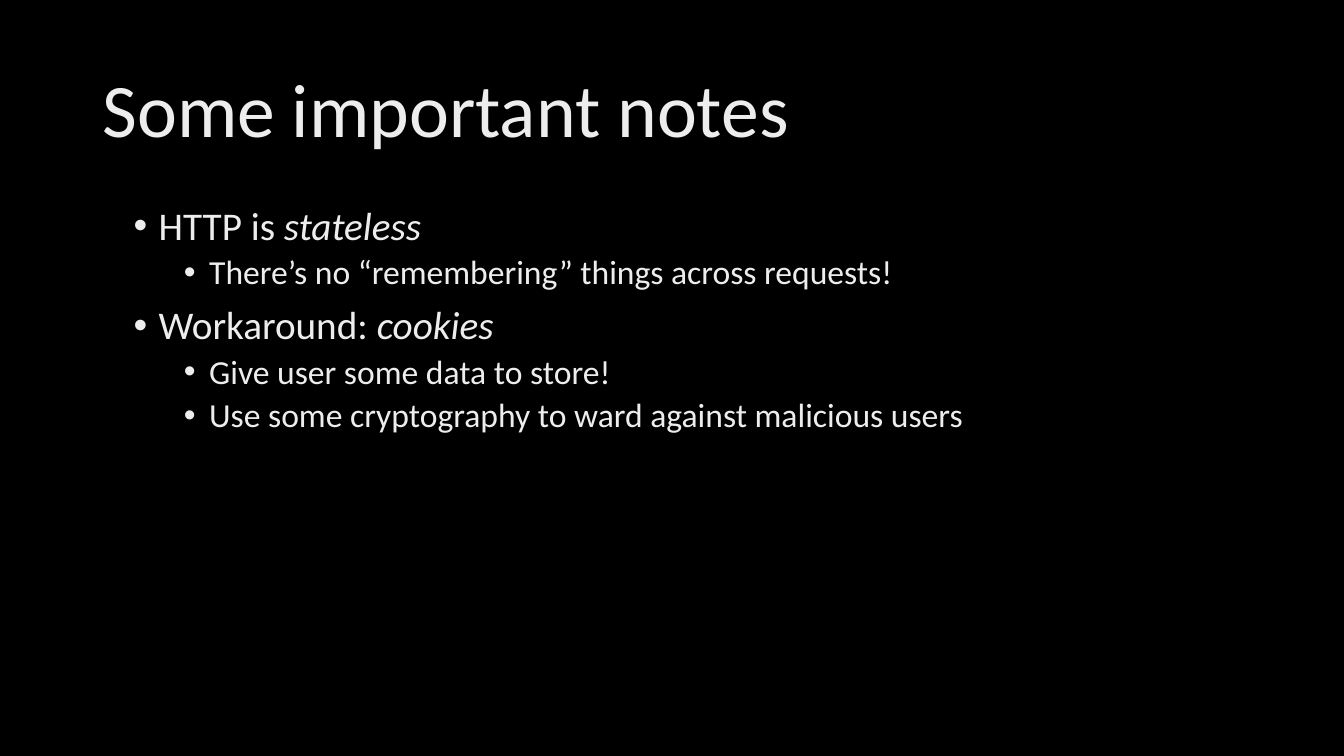
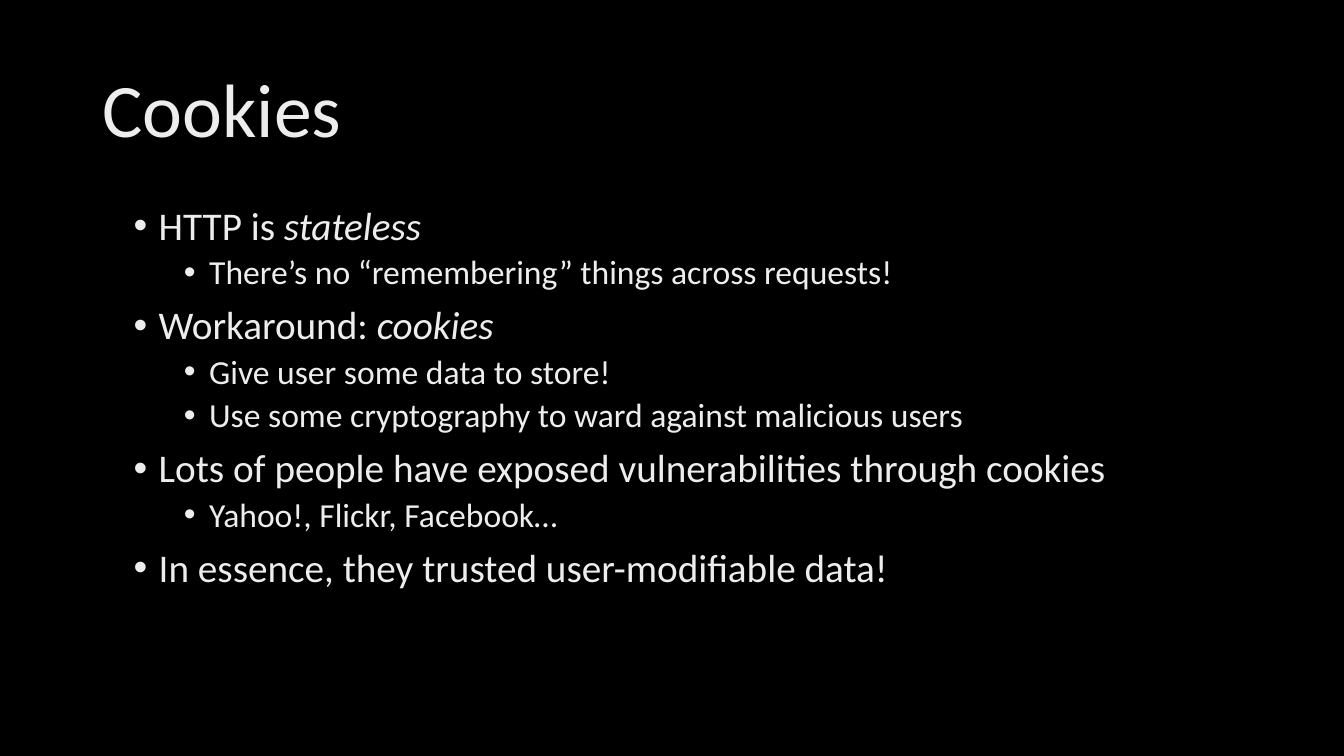
Before and after one commit to mserrano/talks, a slide deck: slide 11 of crashcourse-websec/slides.pptx (slide 13 before the commit). Drawn at 1344x756 pixels with LibreOffice and Linux fonts; fonts in the diff are those of the drawing; background and template pictures are left out. Boxes give left, top, right and bottom in pixels: in the first picture for what was removed or moved away, otherwise in the second. Text is boxed around its words. In the diff, an @@ line names an element or a change of style, - is before the commit and + after.

```diff
--- a/crashcourse-websec/slides.pptx
+++ b/crashcourse-websec/slides.pptx
@@ title at bbox=[102, 84, 341, 138]: text changed @@
-Some important notes
+Cookies
@@ text at bbox=[159, 454, 1105, 589]: paragraphs added @@
+• Lots of people have exposed vulnerabilities through cookies
+  • Yahoo!, Flickr, Facebook…
+• In essence, they trusted user-modifiable data!
```
Also in this commit, not shown: 11 other slides changed, 2 slides added, 1 slide removed.
